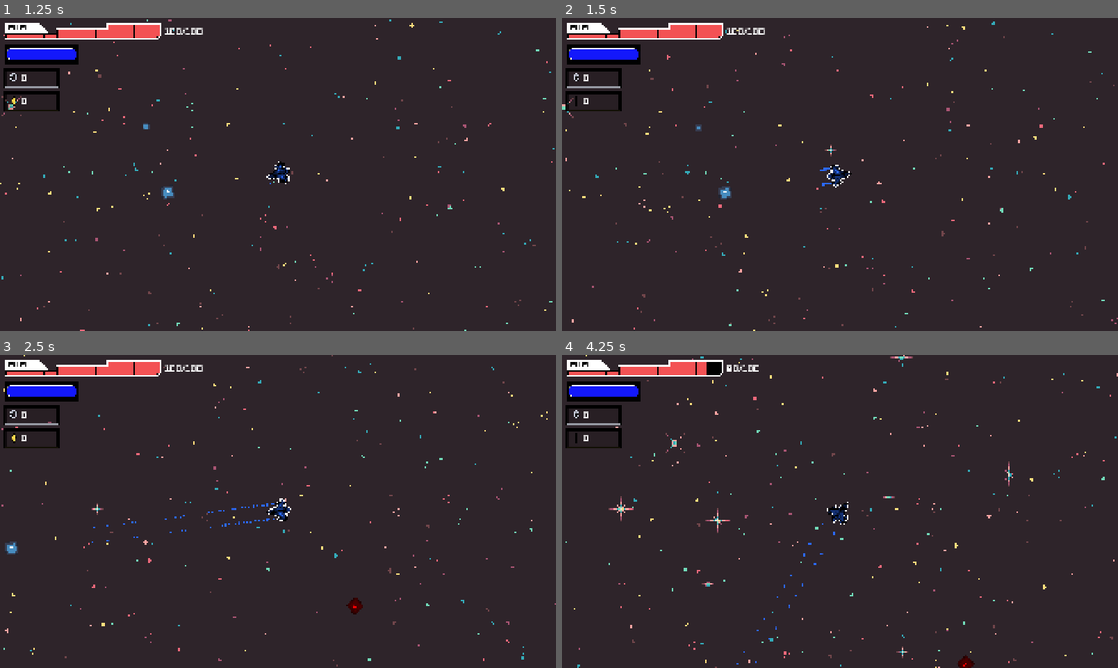
Above: before the commit, frames 1-4 (two rows, left to right).
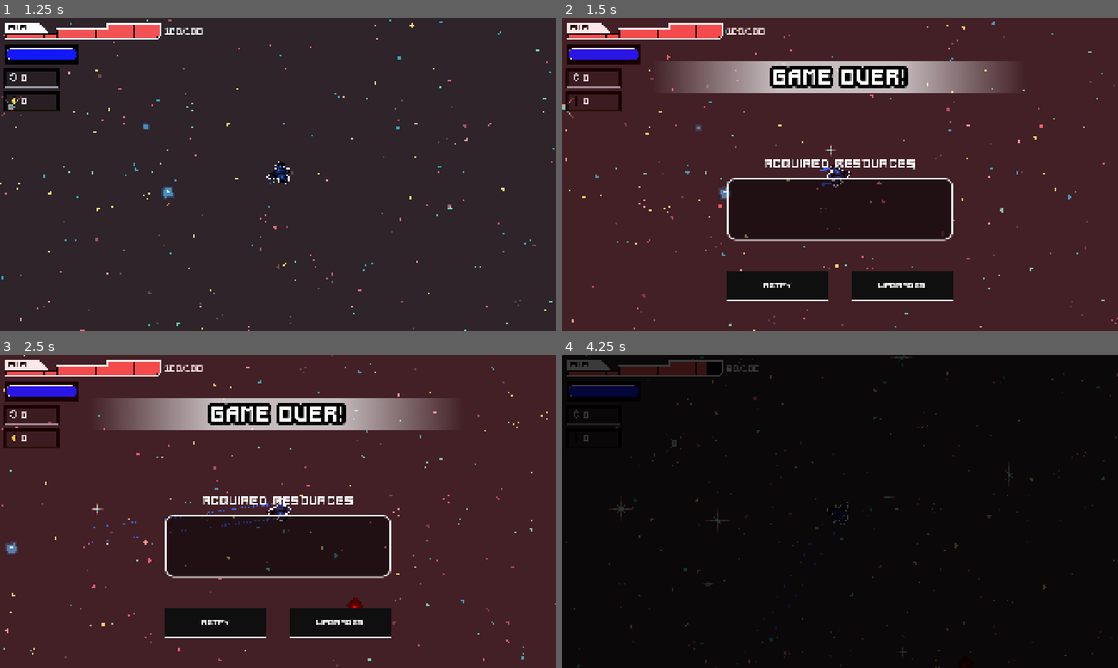
Above: after the commit, the same moments.

Repository: Yolo-Arts/Game-Off-2026
Game: Godot game, scene res://Game/main_game.tscn
Two runs of this game, one before a commit and one after it. Both use one fixed random seed, a clock stepped at 60 frames per second and the inputs below. The engine's default icon, where the game draws it, is replaced by a stand-in: a white triangle on a blue panel in a dark square. Sound files missing from this copy of the repository are replaced by a short silence.
Inputs (mouse positions are in pixels of both pictures, inside the frame that each line leads up to):
- Up to frame 1 (1.25 s): click "Play" at 0.5 s
- Up to frame 2 (1.5 s): tap Enter at 1.25 s; move the mouse to (962, 158) at 1.27 s; hold W (move_up) from 1.28 s (still down); tap G at 1.35 s; click (962, 158) at 1.42 s
- Up to frame 3 (2.5 s): tap K at 1.55, 2.1 s; move the mouse to (166, 527) at 2.02 s; release W (move_up) at 2.03 s; hold S (move_down) from 2.03 s (still down); tap G at 2.3 s
- Up to frame 4 (4.25 s): release S (move_down) at 2.75 s; click (778, 624) at 2.77 s; move the mouse to (895, 442) at 3.52 s; hold W (move_up) from 3.53 s (still down); hold Space (Ram) from 3.53 s (still down); tap K at 3.8 s

Frame 1 is identical in both runs. In frame 2, 11% of the frame differs, in the area x 16-83%, y 13-91%; in frame 3, 11%; in frame 4, 99%, in the area x 0-100%, y 0-100%.

Commit message:
Basic game over screen set up

Diff:
--- a/Game/Config/bulletin_config.gd
+++ b/Game/Config/bulletin_config.gd
@@ -3,7 +3,8 @@
 enum Keys{
 	PauseMenu,
 	SettingsMenu,
-	HUD
+	HUD,
+	GameOverScreen,
 }
 
 
@@ -14,5 +15,6 @@
 const BULLETIN_PATHS := {
 	Keys.PauseMenu : "res://UI/pause_screen.tscn",
 	Keys.SettingsMenu : "res://UI/settings_menu.tscn",
-	Keys.HUD : "res://UI/prototype_hud.tscn"
+	Keys.HUD : "res://UI/prototype_hud.tscn",
+	Keys.GameOverScreen: "res://UI/GameOver/game_over_screen.tscn",
 }
--- a/Game/main_game.tscn
+++ b/Game/main_game.tscn
@@ -61,6 +61,7 @@
 grow_vertical = 2
 
 [node name="UILayer" type="CanvasLayer" parent="." unique_id=1208827721]
+layer = 2
 
 [node name="BulletinController" type="Node" parent="UILayer" unique_id=1789201587]
 script = ExtResource("1_welsx")
--- a/Stages/main/main.gd
+++ b/Stages/main/main.gd
@@ -30,3 +30,9 @@
 		var spot := get_global_mouse_position()
 		Pickups.spawn(Enums.CurrencyType.GEAR, spot, 40)
 		Pickups.spawn(Enums.CurrencyType.STAR, spot, 10)
+
+	if event is InputEventKey and event.pressed and event.keycode == KEY_G:
+		EventSystem.BUL_create_bulletin.emit(BulletinConfig.Keys.GameOverScreen)
+
+	if event is InputEventKey and event.pressed and event.keycode == KEY_K:
+		EventSystem.BUL_destroy_bulletin.emit(BulletinConfig.Keys.GameOverScreen)
--- /dev/null
+++ b/UI/GameOver/game_over_screen.gd
@@ -0,0 +1,16 @@
+extends Bulletin
+@onready var retry_button = %RetryButton
+@onready var upgrades_button = %UpgradesButton
+
+func _ready() -> void:
+	SaveManager.save_data()
+	retry_button.pressed.connect(retry_pressed)
+	upgrades_button.pressed.connect(upgrades_pressed)
+
+func retry_pressed() -> void:
+	EventSystem.BUL_destroy_all_bulletins.emit()
+	EventSystem.STA_change_stage.emit(StageConfig.Keys.Main)
+
+func upgrades_pressed() -> void:
+	EventSystem.BUL_destroy_all_bulletins.emit()
+	EventSystem.STA_change_stage.emit(StageConfig.Keys.UpgradeView)
--- a/UI/GameOver/game_over_screen.tscn
+++ b/UI/GameOver/game_over_screen.tscn
@@ -1,6 +1,7 @@
 [gd_scene format=3 uid="uid://dtt84sqeea7cj"]
 
 [ext_resource type="Texture2D" uid="uid://oifcljy6ay0o" path="res://Assets/UI/GameOverScreen/GameOverWhiteFade.png" id="1_g1glf"]
+[ext_resource type="Script" uid="uid://c38ceajvkhsiq" path="res://UI/GameOver/game_over_screen.gd" id="1_t6ss3"]
 [ext_resource type="Theme" uid="uid://ctc3ilidqstex" path="res://Assets/UITheme/theme.tres" id="2_m6qc7"]
 [ext_resource type="PackedScene" uid="uid://bn4rm16rtdieg" path="res://UI/Buttons/text_button.tscn" id="3_m6qc7"]
 
@@ -27,6 +28,7 @@
 anchor_bottom = 1.0
 grow_horizontal = 2
 grow_vertical = 2
+script = ExtResource("1_t6ss3")
 
 [node name="ColorRect" type="ColorRect" parent="." unique_id=1943034851]
 layout_mode = 1
@@ -113,20 +115,22 @@
 theme_override_constants/separation = 82
 
 [node name="RetryButton" parent="VBoxContainer/HBoxContainer" unique_id=352476746 instance=ExtResource("3_m6qc7")]
+unique_name_in_owner = true
 custom_minimum_size = Vector2(350, 100)
 layout_mode = 2
 size_flags_horizontal = 3
-theme_override_styles/focus = SubResource("StyleBoxEmpty_m6qc7")
+theme_override_styles/focus = SubResource("StyleBoxEmpty_hwhak")
 font_size = 28
 btn_text = "Retry"
 outline_color = Color(1, 1, 1, 1)
 main_color = Color(0, 0, 0, 0.49411765)
 
 [node name="UpgradesButton" parent="VBoxContainer/HBoxContainer" unique_id=2143546587 instance=ExtResource("3_m6qc7")]
+unique_name_in_owner = true
 custom_minimum_size = Vector2(350, 100)
 layout_mode = 2
 size_flags_horizontal = 3
-theme_override_styles/focus = SubResource("StyleBoxEmpty_t6ss3")
+theme_override_styles/focus = SubResource("StyleBoxEmpty_r1uq1")
 font_size = 28
 btn_text = "Upgrades"
 outline_color = Color(1, 1, 1, 1)
Not shown, added: UI/GameOver/game_over_screen.gd.uid
Not shown: 1 places in UI/GameOver/game_over_screen.tscn that only renumber resources
